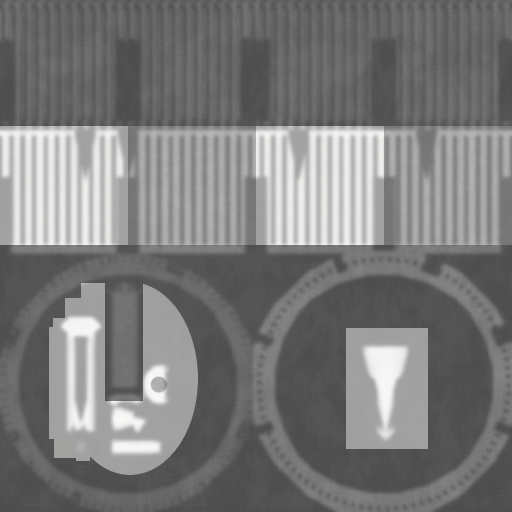
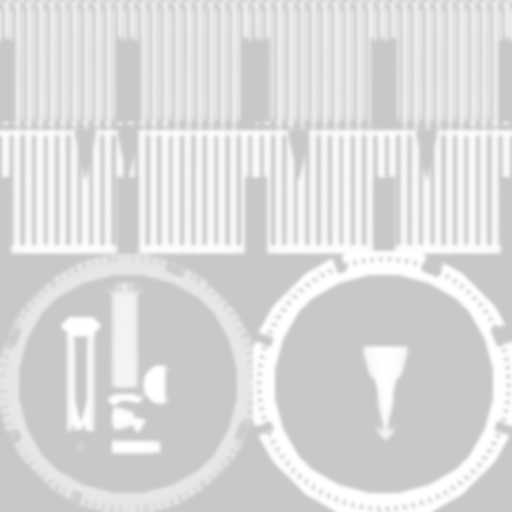
Layers edited between the first and the second 512px x 512px image:
"Warstwa": opacity 35% → 100%, blend multiply → normal, painted on it over [0, 0, 512, 512]
hid "sv_interstage.png", painted on it, unmasked it over [0, 0, 512, 512]
